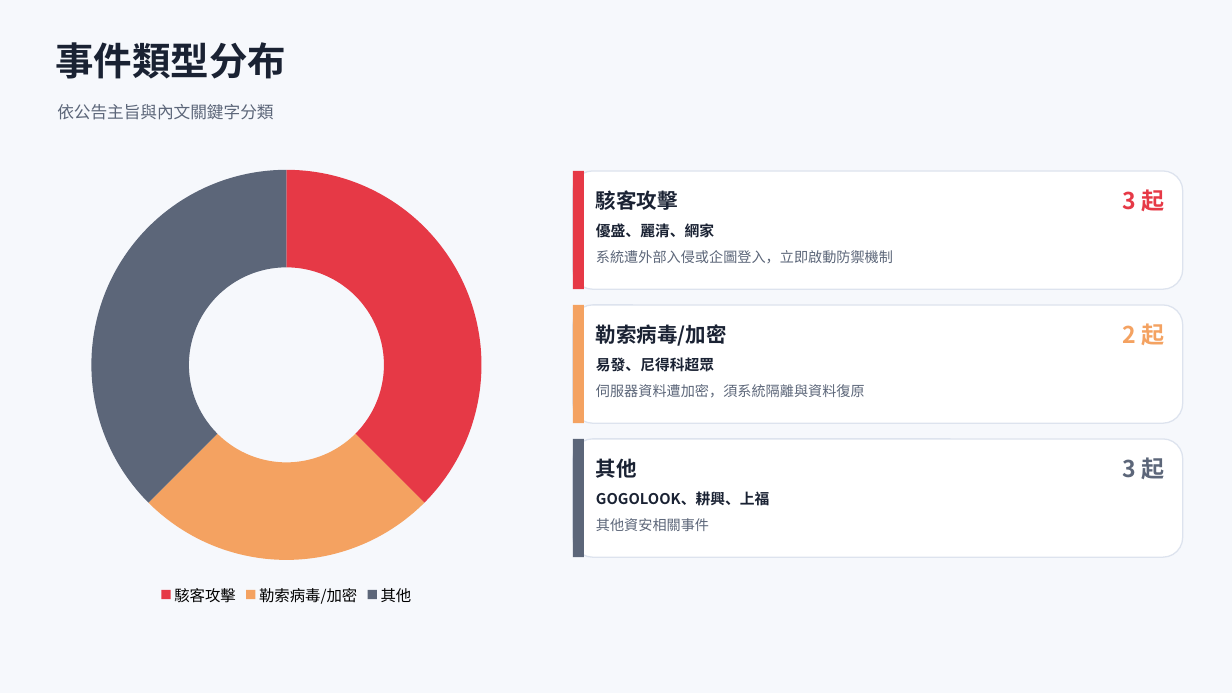
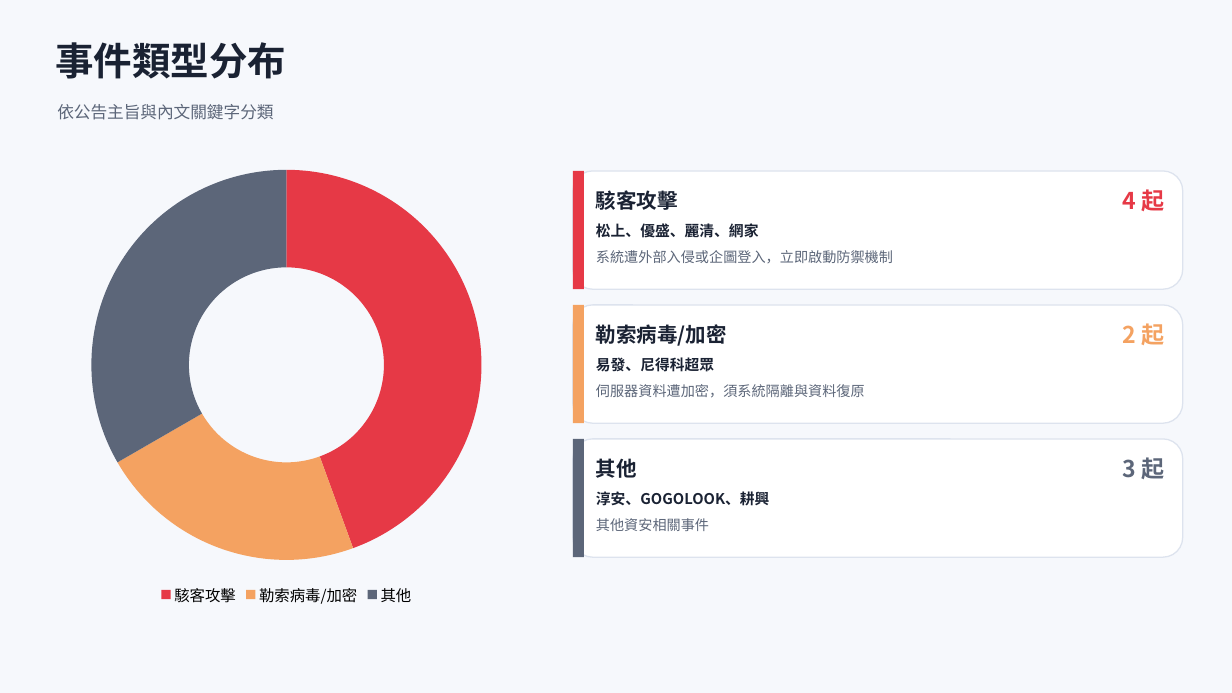
Before and after one commit to Johnnylin77/mops-isec-monitor, a slide deck: slide 3 of 資安事件因應分析.pptx. Drawn at 1232x693 pixels with LibreOffice and Linux fonts; fonts in the diff are those of the drawing. Boxes give left, top, right and bottom in pixels: in the first picture for what was removed or moved away, otherwise in the second. Text is boxed around its words. In the diff, an @@ line names an element or a change of style, - is before the commit and + after.

```diff
--- a/資安事件因應分析.pptx
+++ b/資安事件因應分析.pptx
@@ doughnut chart at [46, 157, 527, 610] @@
@@ Series 1, 駭客攻擊: 38 to 44 @@
@@ Series 1, 勒索病毒/加密: 25 to 22 @@
@@ Series 1, 其他: 38 to 33 @@
@@ text at [1122, 189, 1164, 211]: text changed @@
-3 起
+4 起
@@ text at [596, 223, 759, 238]: text changed @@
-優盛、麗清、網家
+松上、優盛、麗清、網家
@@ text at [596, 491, 770, 506]: text changed @@
-GOGOLOOK、耕興、上福
+淳安、GOGOLOOK、耕興
```
Also in this commit, not shown: 5 other slides changed, 1 slide added, 2 other files.
